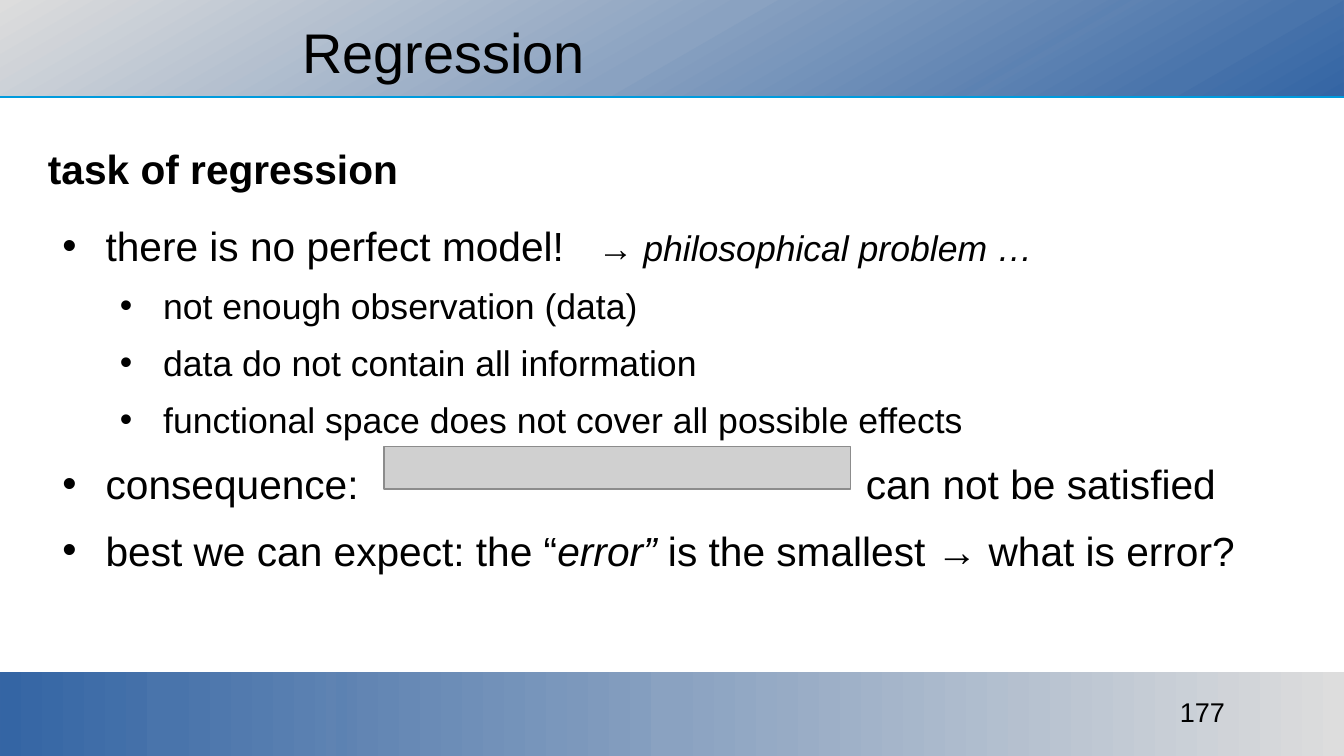
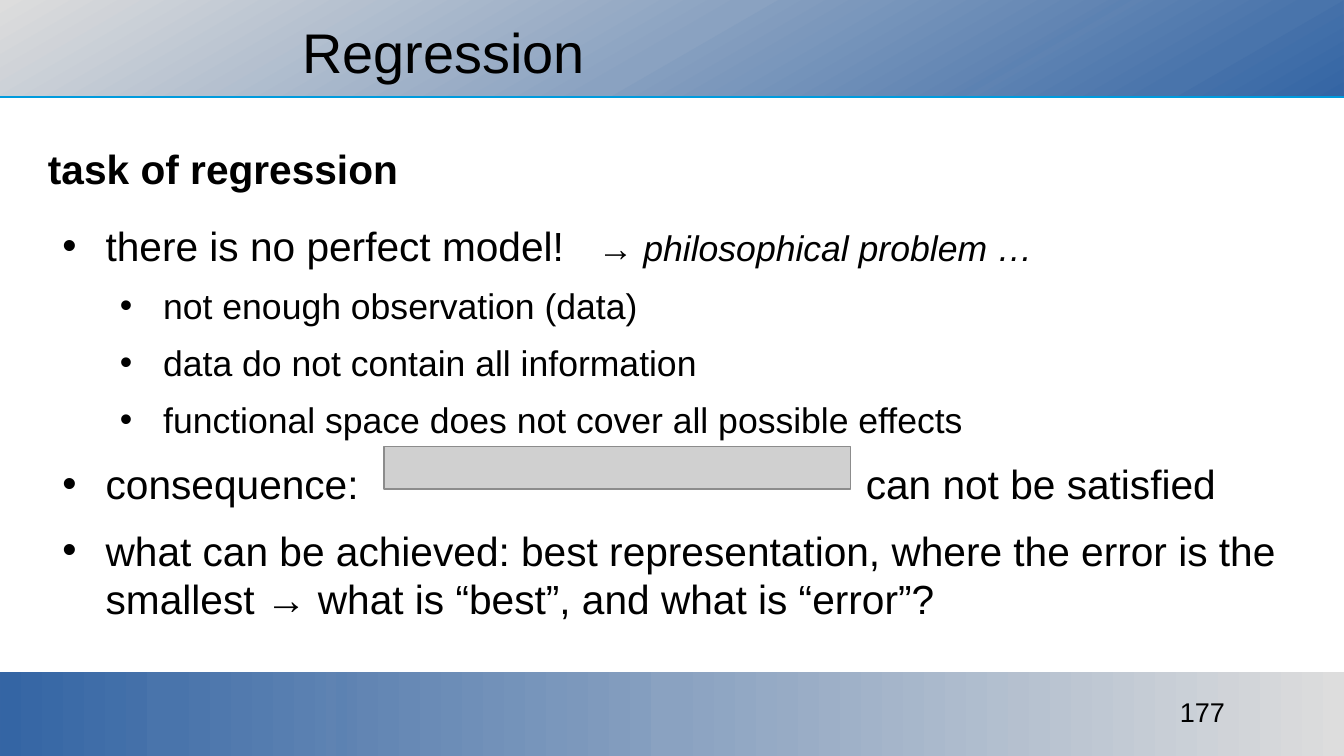
Before and after one commit to ajakovac/ML-in-Practice-I, a slide deck: slide 177 of ML in practice.odp. Drawn at 1344x756 pixels with LibreOffice and Linux fonts; fonts in the diff are those of the drawing; grey boxes stand for pictures; background and template pictures are left out. Boxes give left, top, right and bottom in pixels: in the first picture for what was removed or moved away, otherwise in the second. Text is boxed around its words. In the diff, an @@ line names an element or a change of style, - is before the commit and + after.

Commit message:
regression, probability methods

```diff
--- a/ML in practice.odp
+++ b/ML in practice.odp
@@ text at (x1=106, y1=536, x2=1275, y2=620): text changed @@
-• best we can expect: the “error” is the smallest → what is error?
+• what can be achieved: best representation, where the error is the smallest → what is “best”, and what is “error”?
```
Also in this commit, not shown: 4 other slides changed, 48 slides added, 2 slides removed, 23 other files.
